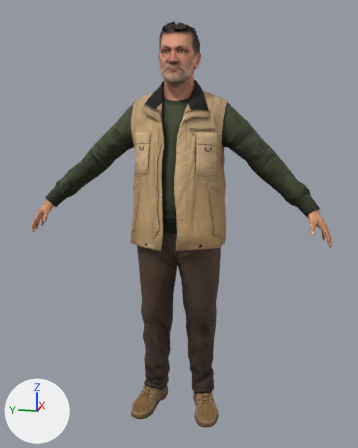
Two versions of the glTF model public/gallery/people/bronze.glb, one commit apart.
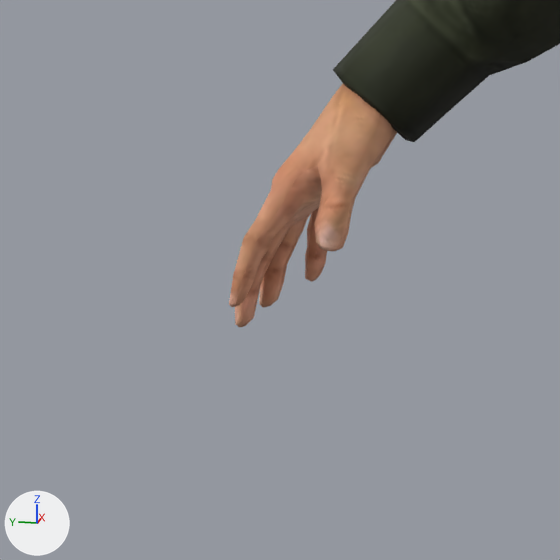
The first picture shows the older version from a 50 mm camera at (-2.202, -0.44, 1.484) aimed at (-0.011, -0.002, 0.937). The close-ups show the older and then the newer version on the part from 0% to 21% of the width and 42% to 59% of the height of that picture. Only the edits that show in the close-ups are written down. Every picture has the same lights, and +X, +Y and +Z are marked at lower left. Where no turn or scale is listed for an object, it has been applied to the vertices.

Names of what the first close-up shows: 'm009_hipoly_81_bones_opacity'.
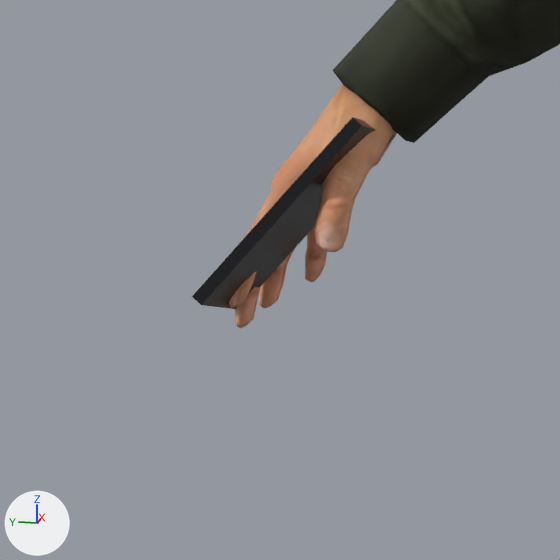
Patch to the scene script:
```diff
--- a/public/gallery/people/bronze.glb.py
+++ b/public/gallery/people/bronze.glb.py
@@ mat_prop_phone @@
+mat_prop_phone = principled_material('prop_phone')
+mat_prop_phone.base_color = (0.00802, 0.00802, 0.0103)  # black #16161a
+mat_prop_phone.metallic = 0.4
+mat_prop_phone.roughness = 0.3
@@ me_mesh_1 @@
+me_mesh_1.from_pydata([(0.0108, 0.0541, -0.0612), (0.0578, -0.0369, 0.0457), (0.0103, 0.0479, -0.0663), (0.0573, -0.0431, 0.0406), (-0.0578, 0.0369, -0.0457), (-0.0108, -0.0541, 0.0612), (-0.0573, 0.0431, -0.0406), (-0.0103, -0.0479, 0.0663)], [], [(0, 1, 2), (2, 1, 3), (4, 5, 6), (6, 5, 7), (4, 6, 2), (2, 6, 0), (7, 5, 1), (1, 5, 3), (6, 7, 0), (0, 7, 1), (2, 3, 4), (4, 3, 5)])
+me_mesh_1.materials.append(mat_prop_phone)  # black #16161a
@@ ob_m009_hipoly_81_bones_opacity @@
 ob_m009_hipoly_81_bones_opacity.location = (0.0, -0.0002, 0.8952)
-ob_m009_hipoly_81_bones_opacity.rotation_euler = (-1.571, 0.000593, -1.571)  # degrees (-90, 0, -90)
+ob_m009_hipoly_81_bones_opacity.rotation_euler = (-1.571, -0.000122, -1.571)  # degrees (-90, 0, -90)
 ob_m009_hipoly_81_bones_opacity.scale = (0.01, 0.01, 0.01)
@@ ob_mesh_1 @@
+ob_mesh_1 = bpy.data.objects.new('Mesh_1', me_mesh_1)
+ob_mesh_1.location = (-0.1392, 0.6244, 0.9705)
```

Location of each change, [x1, y1, x2, y2] in pixels of the close-ups (560 x 560 px):
'm009_hipoly_81_bones_opacity', turned: before [229, 0, 560, 327]; after [229, 0, 560, 328]
'Mesh_1', added (black): after [192, 117, 395, 309]
